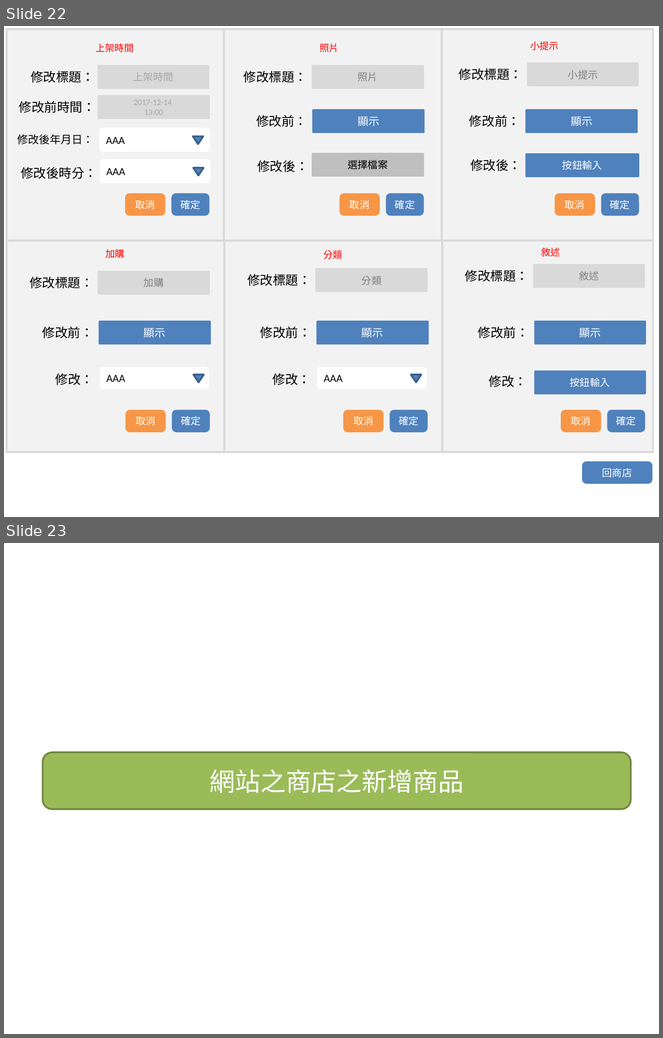
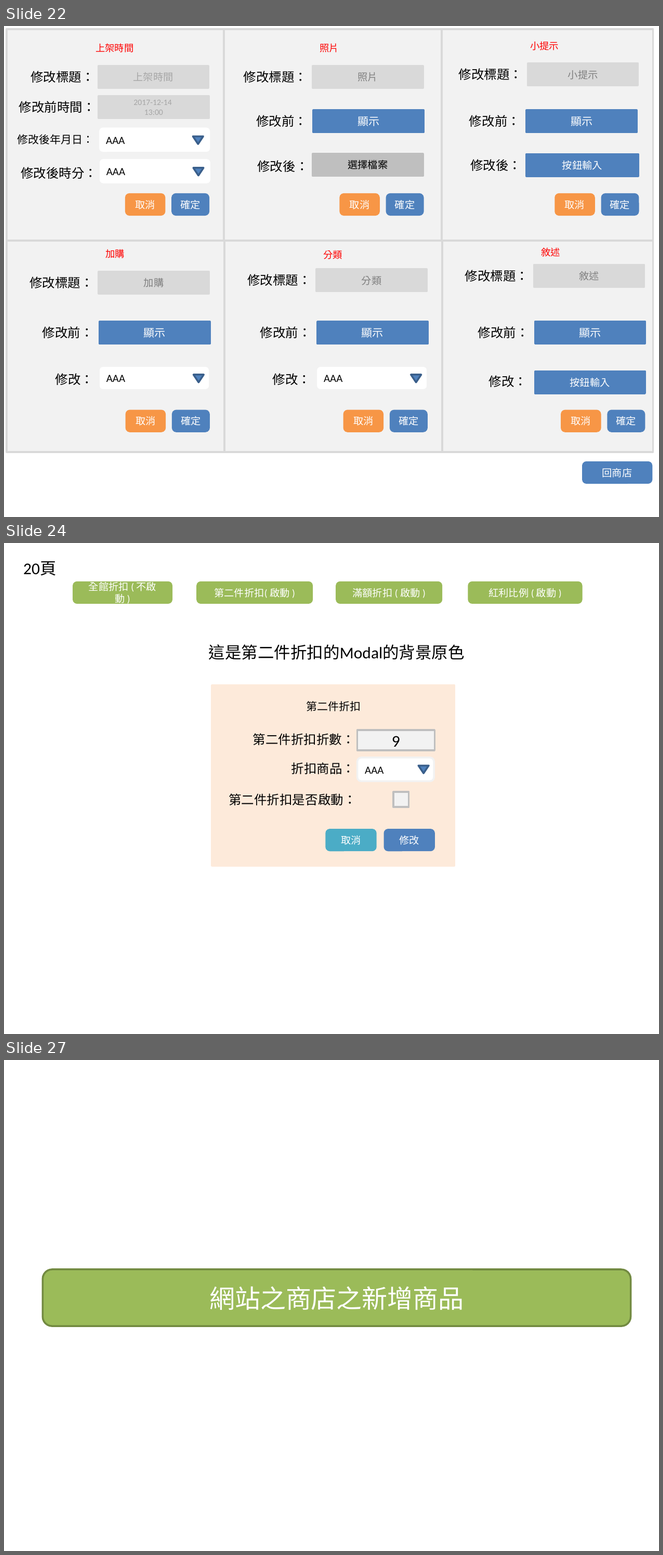
Before and after one commit to nexstar/XMind, a slide deck: 最終後台版型.pptx. Shown one above the other, each under a label of ours: slides 22 and 23 before the commit, slides 22, 24 and 27 after it; the slides between them are not shown. The pictures are 663x1038 and 663x1555 pixels, drawn with LibreOffice and Linux fonts; fonts in the diff are those of the drawing. Boxes give left, top, right and bottom in pixels: in the first picture for what was removed or moved away, otherwise in the second. Text is boxed around its words. In the diff, an @@ line names an element or a change of style, - is before the commit and + after.

```diff
--- a/最終後台版型.pptx
+++ b/最終後台版型.pptx
@@ slide 24 added at [4, 543, 659, 1034], background #FFFFFF @@
@@ text added at [23, 561, 56, 576], 18 pt, text #000000 @@
+20頁
@@ rounded rectangle added at [74, 583, 172, 603], fill #9BBB59, outline #9BBB59 2 pt, 11 pt, text #FFFFFF @@
+全館折扣 ( 不啟動 )
@@ rounded rectangle added at [197, 583, 312, 603], fill #9BBB59, outline #9BBB59 2 pt, 11 pt, text #FFFFFF @@
+第二件折扣( 啟動 )
@@ rounded rectangle added at [337, 583, 442, 603], fill #9BBB59, outline #9BBB59 2 pt, 11 pt, text #FFFFFF @@
+滿額折扣 ( 啟動 )
@@ rounded rectangle added at [469, 583, 582, 603], fill #9BBB59, outline #9BBB59 2 pt, 11 pt, text #FFFFFF @@
+紅利比例 ( 啟動 )
@@ text added at [209, 644, 465, 660], 18 pt, text #000000 @@
+這是第二件折扣的Modal的背景原色
@@ rectangle added at [213, 686, 455, 866], fill #FDEADA, outline #FDEADA 2 pt @@
@@ text added at [307, 701, 361, 711], 12 pt, text #000000 @@
+第二件折扣
@@ text added at [253, 733, 355, 745], 14 pt, text #000000 @@
+第二件折扣折數：
@@ rectangle added at [357, 730, 435, 750], fill #F2F2F2, outline #BFBFBF 2 pt, 18 pt, text #000000 @@
+9
@@ rounded rectangle added at [357, 758, 434, 782], fill #FFFFFF, outline #F2F2F2 2 pt, 12 pt, text #000000 @@
+AAA
@@ text added at [292, 762, 356, 774], 14 pt, text #000000 @@
+折扣商品：
@@ triangle added at [419, 766, 429, 774], fill #4F81BD, outline #3A5F8C 2 pt @@
@@ rectangle added at [393, 792, 409, 807], fill #F2F2F2, outline #BFBFBF 2 pt @@
@@ text added at [229, 794, 356, 806], 14 pt, text #000000 @@
+第二件折扣是否啟動：
@@ rounded rectangle added at [326, 830, 375, 850], fill #4BACC6, outline #4BACC6 2 pt, 11 pt, text #FFFFFF @@
+取消
@@ rounded rectangle added at [385, 830, 434, 850], fill #4F81BD, outline #4F81BD 2 pt, 11 pt, text #FFFFFF @@
+修改
@@ what was slide 23 is now slide 27 @@
```
Also in this commit, not shown: 1 slide changed, 3 other slides added, 16 other files.
